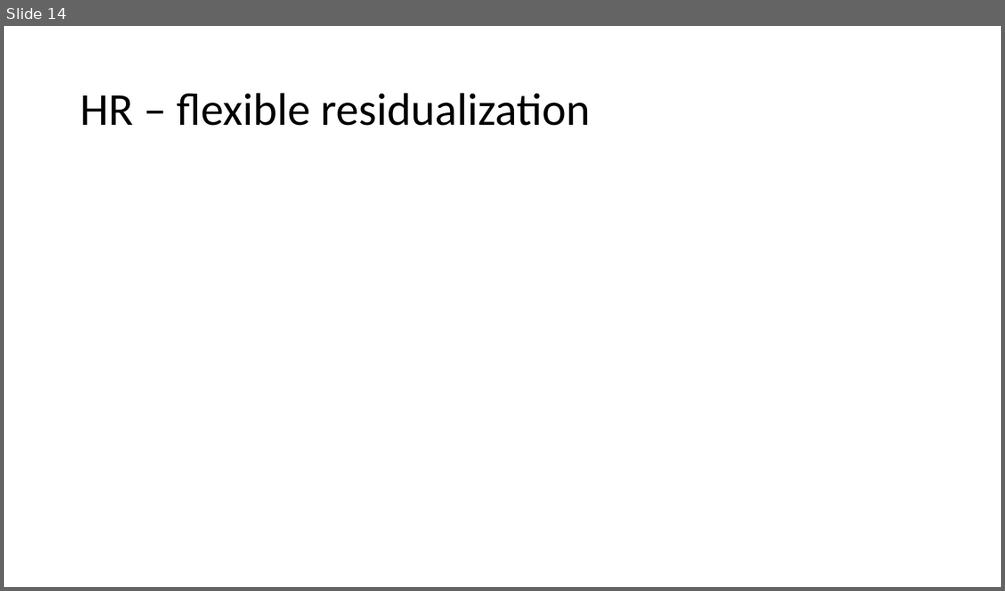
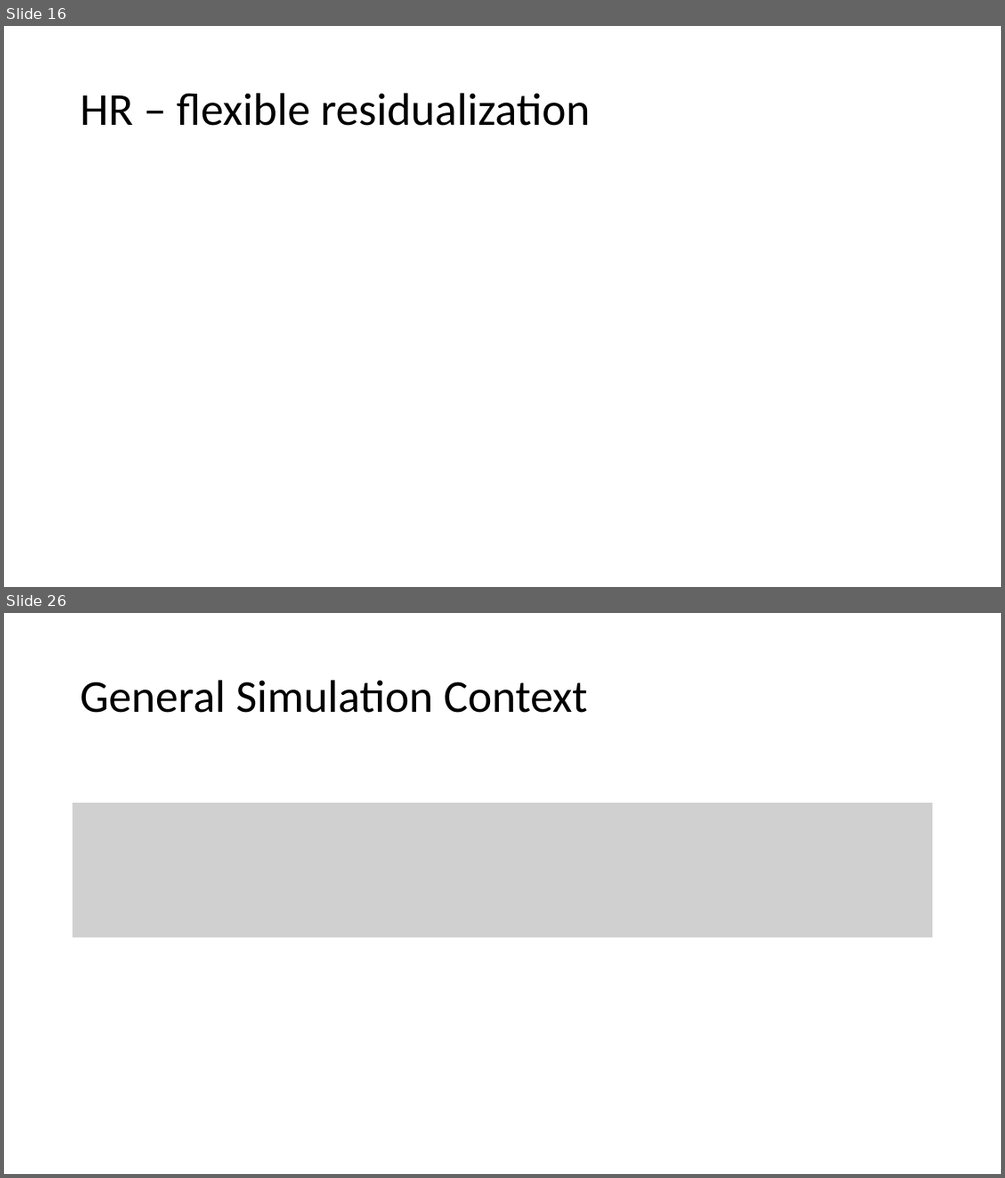
Before and after one commit to shoepaladin/causalinference_crashcourse, a slide deck: 5 HTE Models.pptx. Shown one above the other, each under a label of ours: slide 14 before the commit, slides 16 and 26 after it; the slides between them are not shown. The pictures are 1005x591 and 1005x1178 pixels, drawn with LibreOffice and Linux fonts; fonts in the diff are those of the drawing; grey boxes stand for pictures. Boxes give left, top, right and bottom in pixels: in the first picture for what was removed or moved away, otherwise in the second. Text is boxed around its words. In the diff, an @@ line names an element or a change of style, - is before the commit and + after.

```diff
--- a/5 HTE Models.pptx
+++ b/5 HTE Models.pptx
@@ slide 26 added at [4, 613, 1001, 1174], background #FFFFFF @@
@@ title added at [80, 680, 588, 713], 44 pt, text #000000 @@
+General Simulation Context
@@ picture added at [73, 803, 933, 938] @@
@@ what was slide 14 is now slide 16 @@
```
Also in this commit, not shown: 1 slide changed, 20 other slides added, 1 other file.
